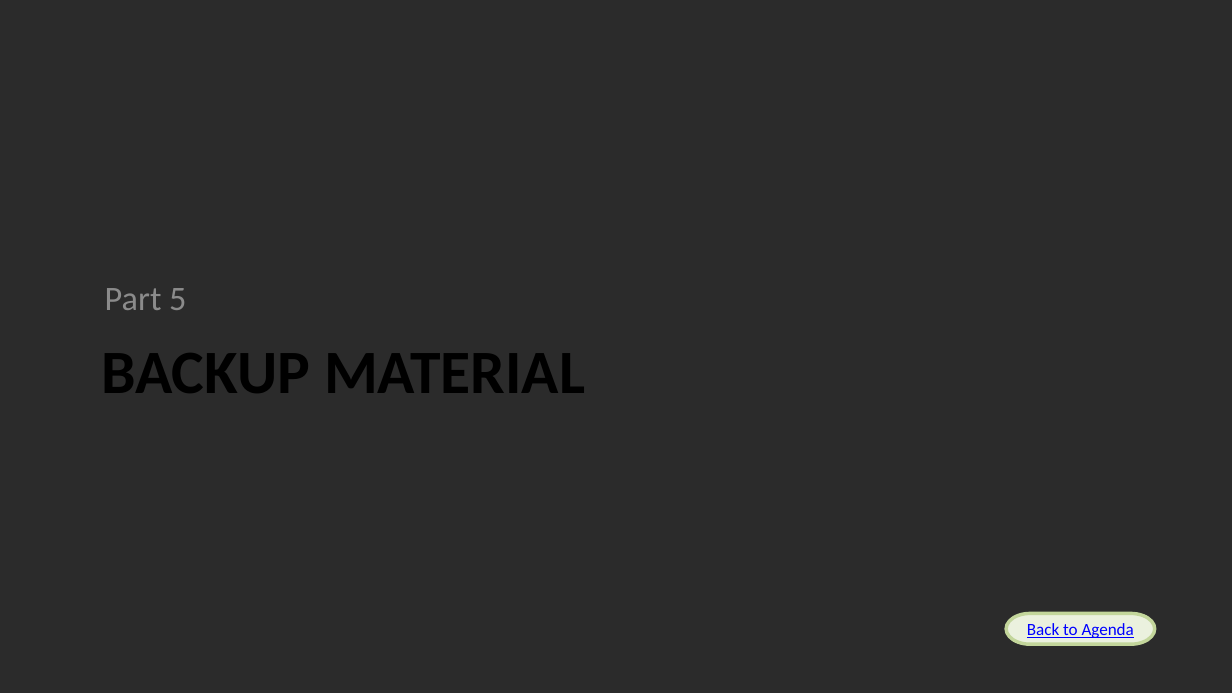
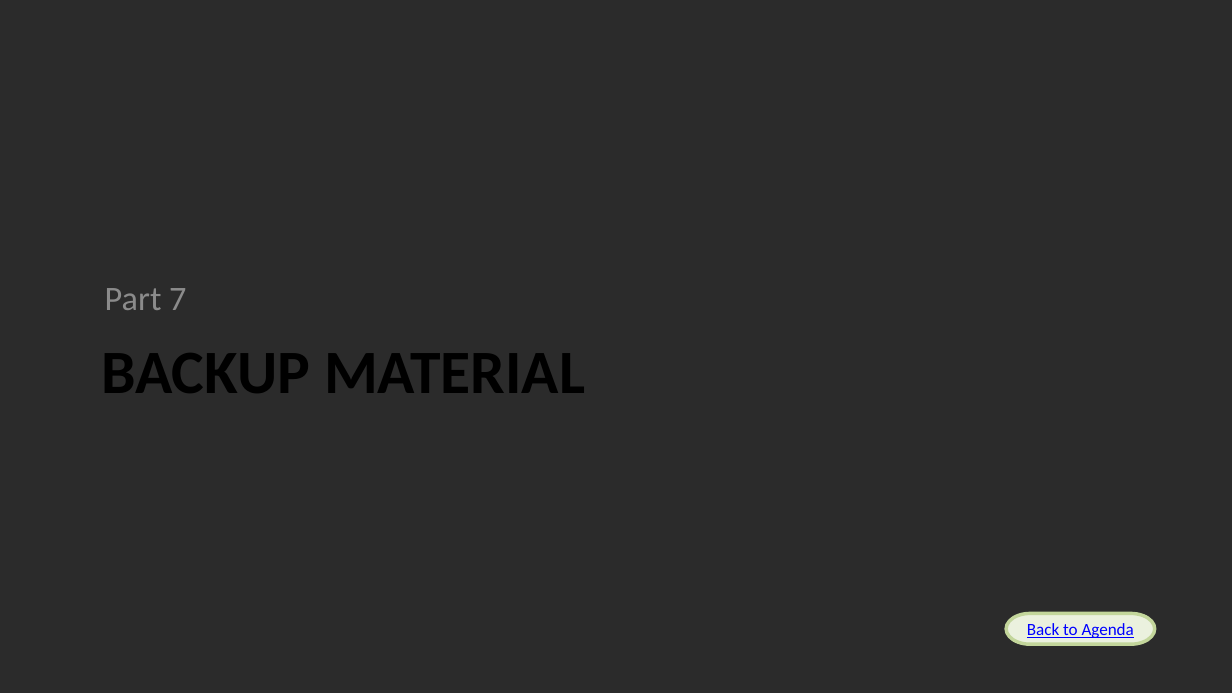
Before and after one commit to Alan-Lomax/MERG-SIG-Presentations, a slide deck: slide 29 of Introduction to Class Programming Part 2.pptx (slide 26 before the commit). Drawn at 1232x693 pixels with LibreOffice and Linux fonts; fonts in the diff are those of the drawing; background and template pictures are left out; a plain dark background stands for a picture behind light text. Boxes give left, top, right and bottom in pixels: in the first picture for what was removed or moved away, otherwise in the second. Text is boxed around its words. In the diff, an @@ line names an element or a change of style, - is before the commit and + after.

```diff
--- a/Introduction to Class Programming Part 2.pptx
+++ b/Introduction to Class Programming Part 2.pptx
@@ text at [105, 288, 186, 310]: text changed @@
-Part 5
+Part 7
```
Also in this commit, not shown: 12 other slides changed, 3 slides added, 1 other file.
